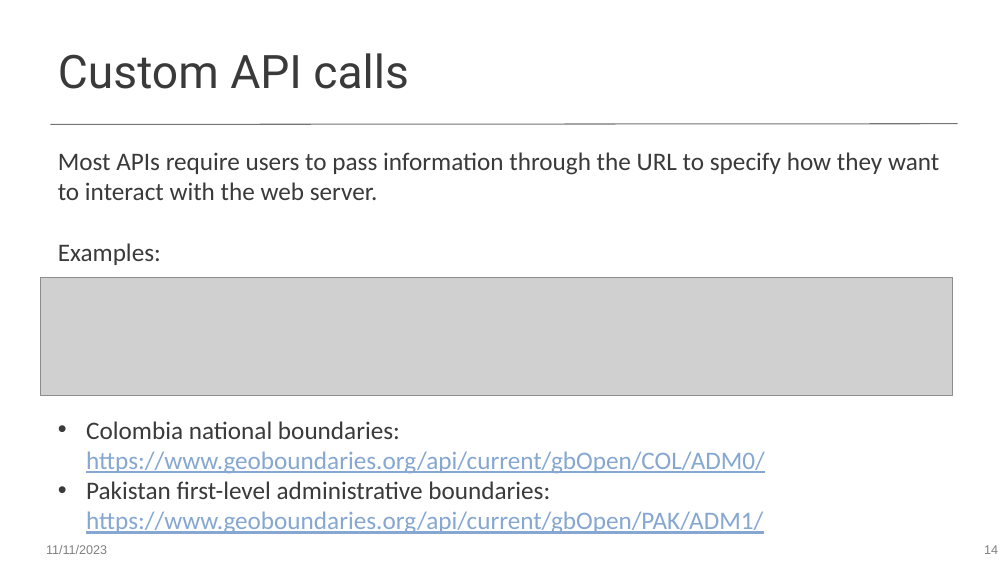
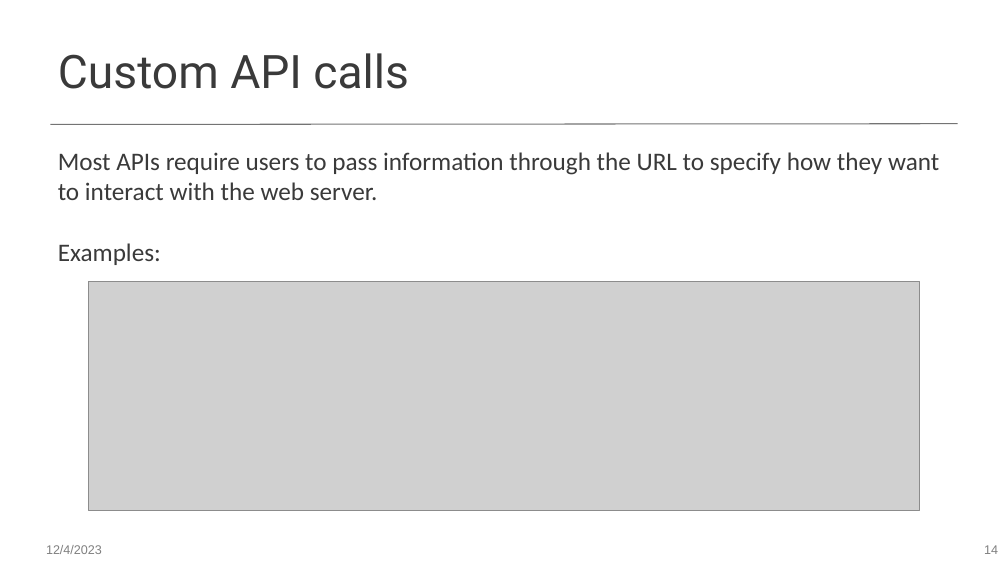
Before and after one commit to worldbank/dec-python-course, a slide deck: slide 14 of 1-foundations/4-api-and-dataviz/Introduction to APIs.pptx. Drawn at 1008x567 pixels with LibreOffice and Linux fonts; fonts in the diff are those of the drawing; grey boxes stand for pictures. Boxes give left, top, right and bottom in pixels: in the first picture for what was removed or moved away, otherwise in the second. Text is boxed around its words. In the diff, an @@ line names an element or a change of style, - is before the commit and + after.

```diff
--- a/1-foundations/4-api-and-dataviz/Introduction to APIs.pptx
+++ b/1-foundations/4-api-and-dataviz/Introduction to APIs.pptx
@@ picture removed at [40, 278, 953, 395] @@
@@ picture added at [88, 281, 920, 510] @@
@@ text removed at [86, 421, 765, 534] @@
-• Colombia national boundaries: https://www.geoboundaries.org/api/current/gbOpen/COL/ADM0/
-• Pakistan first-level administrative boundaries: https://www.geoboundaries.org/api/current/gbOpen/PAK/ADM1/
@@ text at [46, 545, 102, 554]: text changed @@
-11/11/2023
+12/4/2023
```
Also in this commit, not shown: 13 other slides changed, 1 slide added, 1 slide removed, 1 other file.
